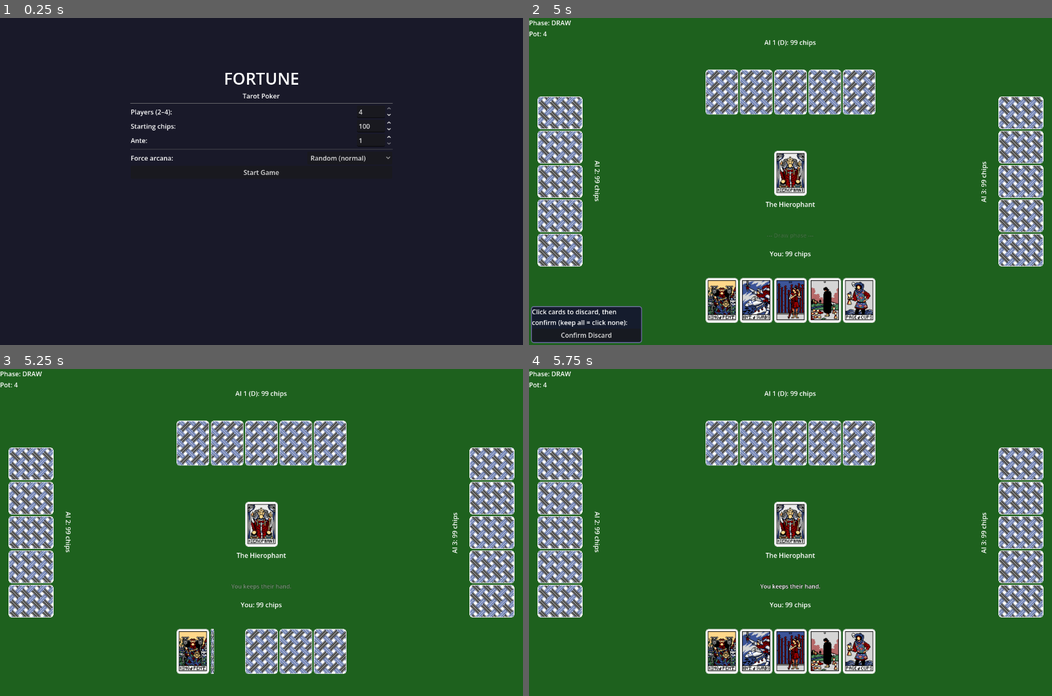
Above: before the commit, frames 1-4 (two rows, left to right).
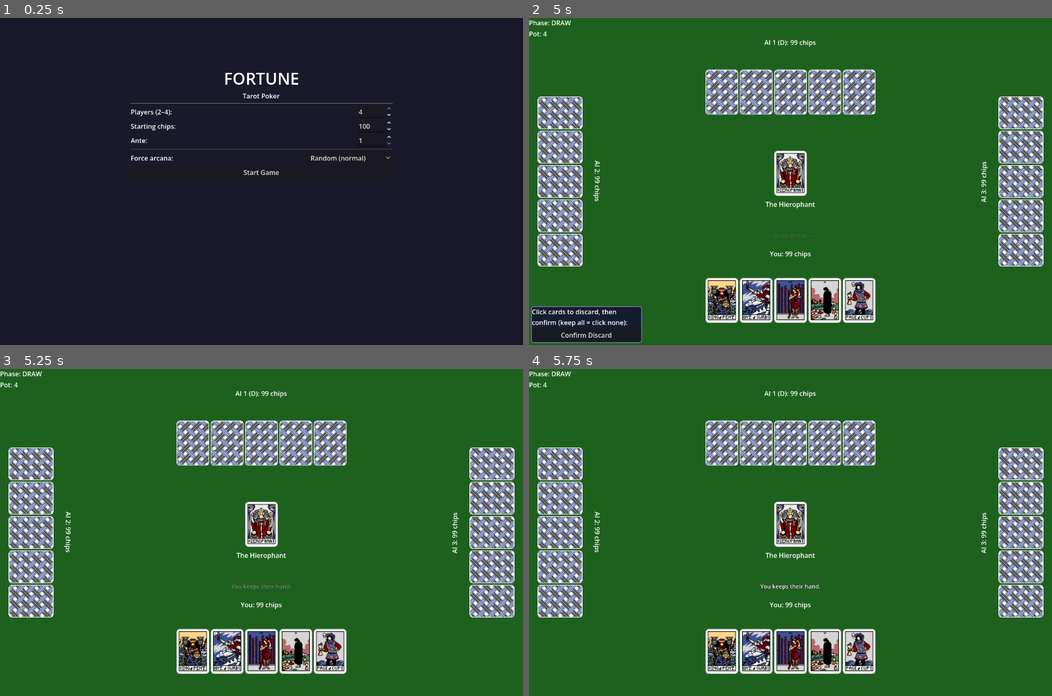
Above: after the commit, the same moments.

Repository: zenOfBass/Fortune
Game: Godot game, scene res://scenes/main_menu.tscn
Two runs of this game, one before a commit and one after it. Both use one fixed random seed, a clock stepped at 60 frames per second and the inputs below.
Inputs (mouse positions are in pixels of both pictures, inside the frame that each line leads up to):
- Up to frame 1 (0.25 s): no input
- Up to frame 2 (5 s): click "Random (normal)" at 0.5 s; click "Random (normal)" at 1.25 s; click "Start Game" at 2 s; click "Continue" at 2.75 s; tap Enter at 3.5 s; move the mouse to (722, 93) at 3.52 s; click (722, 93) at 3.67 s; click "Check" at 4.25 s
- Up to frame 3 (5.25 s): click "Confirm Discard" at 5 s
- Up to frame 4 (5.75 s): no input

Frames 1-2 are identical in both runs. In frame 3, 3.2% of the frame differs, in the area x 40-67%, y 79-94%; in frame 4, nothing differs.

Commit message:
Add card drawing signal and enhance AI betting logic

Diff:
--- a/scenes/table.gd
+++ b/scenes/table.gd
@@ -70,6 +70,7 @@
 
 var _game_over: bool = false
 var _log_tween: Tween = null
+var _skip_flip := false
 
 func _ready() -> void:
 	_flip_sfx = AudioStreamPlayer.new()
@@ -124,6 +125,7 @@
 	GameManager.bet_input_needed.connect(_on_bet_input_needed)
 	GameManager.discard_input_needed.connect(_on_discard_input_needed)
 	GameManager.arcana_choice_needed.connect(_on_arcana_choice_needed)
+	GameManager.cards_drawn.connect(_on_cards_drawn)
 	GameManager.player_hand_revealed.connect(_on_player_hand_revealed)
 	GameManager.round_ended.connect(_on_round_ended)
 	GameManager.page_bonus.connect(_on_page_bonus)
@@ -217,8 +219,17 @@
 		current_arcana_thumb.texture = null
 		current_arcana_name.text = ""
 
+func _on_cards_drawn(_player_idx: int, count: int) -> void:
+	_skip_flip = true
+	_flip_sfx.play()
+	for i in range(1, count):
+		await get_tree().create_timer(0.15).timeout
+		_flip_sfx.play()
+
 func _on_player_hand_updated(player_idx: int, hand: Array) -> void:
-	if not hand.is_empty():
+	if _skip_flip:
+		_skip_flip = false
+	elif not hand.is_empty():
 		_flip_sfx.play()
 	if GameManager.active_players.has(player_idx):
 		match player_idx:
--- a/scripts/game_manager.gd
+++ b/scripts/game_manager.gd
@@ -5,6 +5,7 @@
 signal phase_changed(phase_name: String)
 
 signal player_hand_updated(player_idx: int, hand: Array)
+signal cards_drawn(player_idx: int, count: int)
 signal player_chips_changed(player_idx: int, chips: int)
 signal player_folded(player_idx: int)
 
@@ -203,6 +204,9 @@
 
 	# acted[pidx] = true once the player has taken any action this round.
 	var acted: Dictionary = {}
+	# Per-player raise count and total raise count for this phase.
+	var player_raises: Dictionary = {}
+	var raise_count := 0
 
 	# Betting order starts left of dealer.
 	var queue: Array[int] = _act_order_from(dealer_idx)
@@ -236,7 +240,7 @@
 		else:
 			await _ai_think()
 			if g != _game_gen: return
-			var r := _ai_bet(pidx, _current_bet, can_check, contributed.get(pidx, 0))
+			var r := _ai_bet(pidx, _current_bet, can_check, contributed.get(pidx, 0), player_raises.get(pidx, 0), raise_count)
 			action = r[0]; amount = r[1]
 
 		acted[pidx] = true
@@ -270,6 +274,8 @@
 					raise_to = contributed[pidx]  # cap to what was actually paid
 				_current_bet = max(_current_bet, raise_to)
 				game_log.emit("%s raises to %d." % [_pname(pidx), _current_bet])
+				player_raises[pidx] = player_raises.get(pidx, 0) + 1
+				raise_count += 1
 				# Re-queue in seat order starting left of the raiser.
 				for other in _act_order_from(pidx):
 					if other != pidx and contributed.get(other, 0) < _current_bet:
@@ -407,8 +413,21 @@
 	game_log.emit("--- Showdown (pot: %d) ---" % pot)
 
 	if active_players.size() == 1:
-		game_log.emit("%s wins %d uncontested." % [_pname(active_players[0]), pot])
+		var solo := active_players[0]
+		game_log.emit("%s wins %d uncontested." % [_pname(solo), pot])
 		_award_pot(active_players)
+		round_ended.emit([solo], [], false)
+		if players[solo].has_page:
+			var bonus_total := 0
+			for pidx in range(players.size()):
+				if pidx != solo and players[pidx].chips >= ante_amount:
+					var paid := players[pidx].bet(ante_amount)
+					bonus_total += paid
+					player_chips_changed.emit(pidx, players[pidx].chips)
+			players[solo].receive_chips(bonus_total)
+			player_chips_changed.emit(solo, players[solo].chips)
+			page_bonus.emit(solo, ante_amount)
+			game_log.emit("%s collects the Page bonus: +%d from each player!" % [_pname(solo), ante_amount])
 		return
 
 	if round_state.sun_end:
@@ -831,14 +850,15 @@
 func _do_discard(pidx: int, indices: Array) -> void:
 	if indices.is_empty():
 		game_log.emit("%s keeps their hand." % _pname(pidx))
-	else:
-		game_log.emit("%s discards %d card(s)." % [_pname(pidx), indices.size()])
+		return
+	game_log.emit("%s discards %d card(s)." % [_pname(pidx), indices.size()])
 	var discarded := players[pidx].discard_at(indices)
 	deck.add_cards(discarded)
 	var new_cards := deck.deal_many(discarded.size())
 	players[pidx].receive_cards(new_cards)
+	cards_drawn.emit(pidx, new_cards.size())
 	player_hand_updated.emit(pidx, players[pidx].hand)
-	if pidx == HUMAN_IDX and not indices.is_empty():
+	if pidx == HUMAN_IDX:
 		var disc_names := ", ".join(discarded.map(func(c: Card): return c.display_name()))
 		var drawn_names := ", ".join(new_cards.map(func(c: Card): return c.display_name()))
 		game_log.emit("Discarded: %s" % disc_names)
@@ -870,7 +890,7 @@
 
 # ---- AI ----------------------------------------------------------------------
 
-func _ai_bet(pidx: int, current_bet: int, can_check: bool, already_contributed: int = 0) -> Array:
+func _ai_bet(pidx: int, current_bet: int, can_check: bool, already_contributed: int = 0, times_raised: int = 0, raises_so_far: int = 0) -> Array:
 	var hand_score: int = HandEvaluator.score(
 		players[pidx].hand,
 		round_state.king_beats_ace,
@@ -909,9 +929,16 @@
 		var all_in_level := players[pidx].chips + already_contributed
 		return ["raise", all_in_level]
 
-	if effective >= raise_threshold:
+	# Raise cap: after this player has raised twice (or the round has seen 6+ raises),
+	# switch to call unless holding flush or better — prevents runaway escalation.
+	var at_raise_cap := (times_raised >= 2 and hand_type < 6.0) or \
+						(raises_so_far >= 6 and hand_type < 8.0)
+
+	if effective >= raise_threshold and not at_raise_cap:
 		var all_in_level := players[pidx].chips + already_contributed
-		var bump: int = max(1, int(current_bet * randf_range(0.4, 0.9))) if not round_state.raise_must_double \
+		var max_bump: int = max(2, ante_amount * 4)
+		var bump: int = min(max(1, int(current_bet * randf_range(0.4, 0.9))), max_bump) \
+						if not round_state.raise_must_double \
 						else max(1, current_bet)
 		var raise_to: int = min(current_bet + bump, all_in_level)
 		return ["raise", raise_to]
